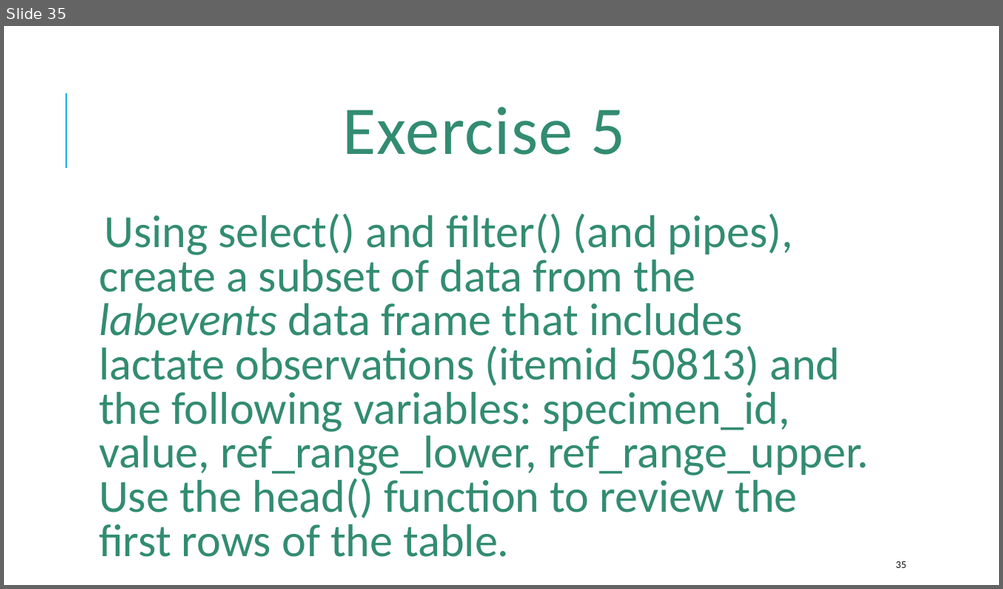
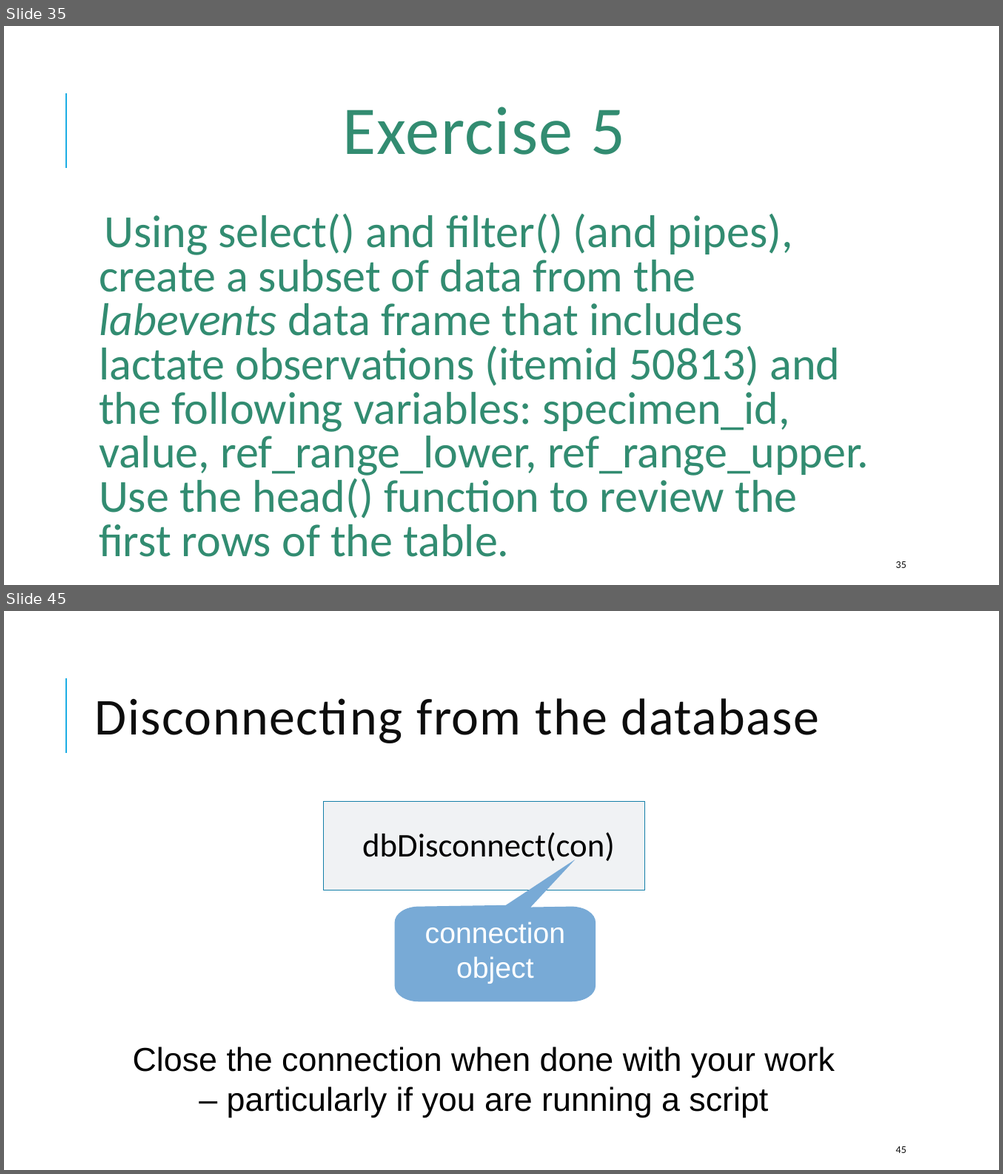
Before and after one commit to amromeo/api_r_int_db_24, a slide deck: presentations/02 - Databases with R.pptx. Shown one above the other, each under a label of ours: slide 35 before the commit, slides 35 and 45 after it; the slides between them are not shown. The pictures are 1003x589 and 1003x1174 pixels, drawn with LibreOffice and Linux fonts; fonts in the diff are those of the drawing. Boxes give left, top, right and bottom in pixels: in the first picture for what was removed or moved away, otherwise in the second. Text is boxed around its words. In the diff, an @@ line names an element or a change of style, - is before the commit and + after.

```diff
--- a/presentations/02 - Databases with R.pptx
+++ b/presentations/02 - Databases with R.pptx
@@ slide 45 added at (x1=4, y1=611, x2=999, y2=1170), background #FFFFFF; not listed: 1 template element that a slide beside it also shows @@
@@ title added at (x1=95, y1=698, x2=819, y2=743), 50 pt, text #0D0D0D @@
+Disconnecting from the database
@@ text added at (x1=324, y1=801, x2=645, y2=891), fill #F0F2F4, outline #1580A9 0.75 pt, 32 pt, text #000000 @@
+  dbDisconnect(con)
@@ freeform shape added at (x1=395, y1=860, x2=596, y2=1002), fill #78AAD6 @@
@@ text added at (x1=425, y1=922, x2=565, y2=984), 28 pt, text #FFFFFF @@
+connection object
@@ text added at (x1=133, y1=1047, x2=834, y2=1118), 32 pt, text #000000 @@
+Close the connection when done with your work – particularly if you are running a script
@@ page number added at (x1=896, y1=1147, x2=906, y2=1153), 10 pt, text #0D0D0D @@
+45
```
Also in this commit, not shown: 3 slides changed, 8 other slides added, 1 slide removed, 1 other file.
